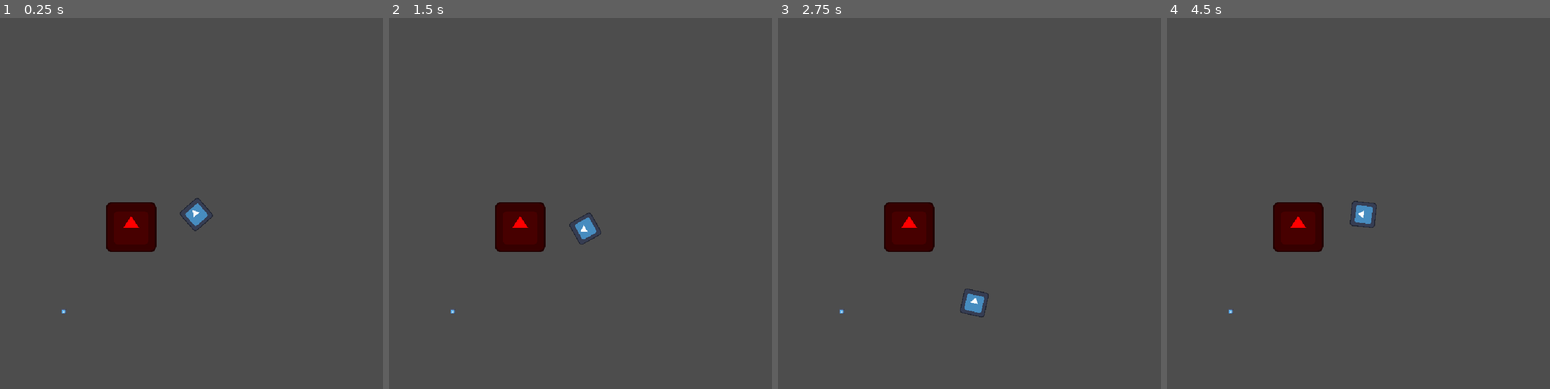
Above: before the commit, frames 1-4 (left to right).
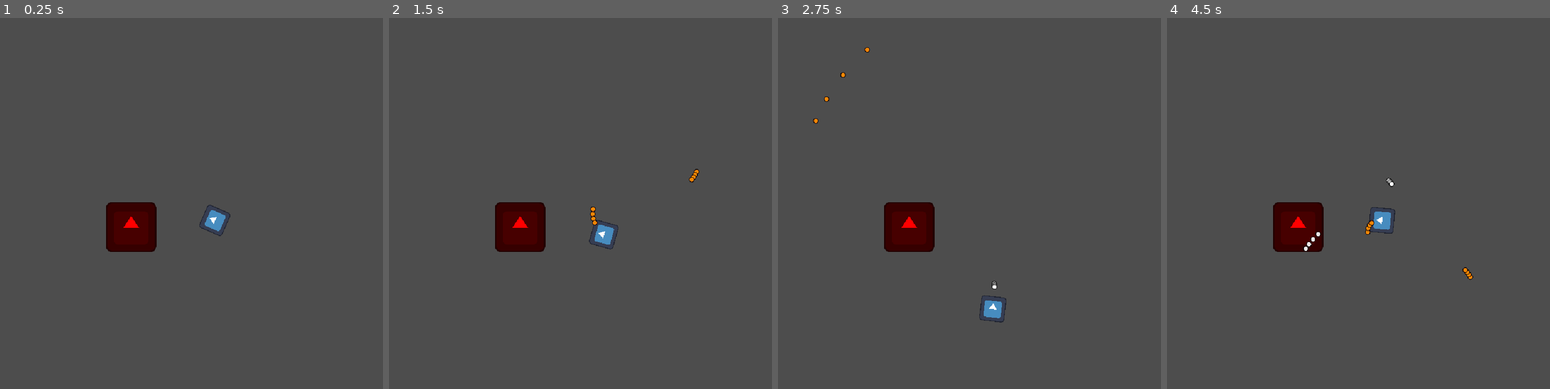
Above: after the commit, the same moments.

Repository: gabriel-fondato/game-07
Game: Godot game, scene res://scenes/in_game.tscn
Same seed, same stepped clock (60 frames per second), same inputs: the game is played once before the commit and once after it. The engine's default icon, where the game draws it, is replaced by a stand-in: a white triangle on a blue panel in a dark square.
Inputs (mouse positions are in pixels of both pictures, inside the frame that each line leads up to):
- Up to frame 1 (0.25 s): no input
- Up to frame 2 (1.5 s): move the mouse to (672, 196) at 0.52 s; hold E (switchWeaponRight, bound only after the commit) 0.53-1.28 s; hold X (fire, bound only before the commit) 0.53-1.28 s; click (672, 196) at 0.8 s; tap Enter at 1.25 s; move the mouse to (507, 233) at 1.27 s; hold S (down) from 1.28 s (still down); click (507, 233) at 1.35 s
- Up to frame 3 (2.75 s): tap X (fire, bound only before the commit) at 1.55 s; move the mouse to (1015, 129) at 2.02 s; release S (down) at 2.03 s; hold E (switchWeaponRight, bound only after the commit) from 2.03 s (still down); hold X (fire, bound only before the commit) from 2.03 s (still down); click (1015, 129) at 2.3 s
- Up to frame 4 (4.5 s): move the mouse to (1343, 292) at 2.77 s; release E (switchWeaponRight, bound only after the commit) at 2.78 s; release X (fire, bound only before the commit) at 2.78 s; hold W (up) 2.78-3.53 s; click (1343, 292) at 2.85 s; tap X (fire, bound only before the commit) at 3.05 s; move the mouse to (1481, 273) at 3.52 s; hold X (fire, bound only before the commit) 3.53-4.28 s; hold Q (switchWeaponLeft, bound only after the commit) from 3.53 s (still down); click (1481, 273) at 3.8 s; move the mouse to (1247, 155) at 4.27 s; click (1247, 155) at 4.35 s

The runs differ from the first frame. In frame 1, 0.5% of the frame differs, in the area x 16-61%, y 48-80%; in frame 2, 0.6%; in frame 3, 0.6%; in frame 4, 0.7%, in the area x 16-80%, y 43-80%.
Error before the commit: Invalid assignment of property or key 'direction' with value of type 'float' on a base object of type 'Area2D (projectile.gd)'. (res://scripts/player.gd:43)

Commit message:
added other projectiles and started doing the enemy

Diff:
--- /dev/null
+++ b/enemies/default.tres
@@ -0,0 +1,10 @@
+[gd_resource type="Resource" script_class="EnemyData" format=3 uid="uid://cjp8hyu2jmnbk"]
+
+[ext_resource type="Script" uid="uid://b2janlsftneex" path="res://resources/enemyResource.gd" id="1_8wvg5"]
+[ext_resource type="Texture2D" uid="uid://cmllxnrs7eyki" path="res://sprites/enemy.png" id="2_u734w"]
+
+[resource]
+script = ExtResource("1_8wvg5")
+name = "default enemy"
+sprite = ExtResource("2_u734w")
+metadata/_custom_type_script = "uid://b2janlsftneex"
--- a/entities/bullet.tscn
+++ b/entities/bullet.tscn
@@ -1,10 +1,10 @@
 [gd_scene format=3 uid="uid://nql1aghvvuh7"]
 
 [ext_resource type="Script" uid="uid://b5na2nmpcfda1" path="res://scripts/projectile.gd" id="1_opdhh"]
-[ext_resource type="Texture2D" uid="uid://bib2jgsa8o5sb" path="res://icon.svg" id="2_opdhh"]
+[ext_resource type="Texture2D" uid="uid://j7mhhbylpbou" path="res://sprites/projectiles/white.png" id="2_opdhh"]
 
-[sub_resource type="RectangleShape2D" id="RectangleShape2D_j06he"]
-size = Vector2(14, 35)
+[sub_resource type="CircleShape2D" id="CircleShape2D_or4b6"]
+radius = 7.0
 
 [node name="Projectile" type="Area2D" unique_id=1669105403]
 script = ExtResource("1_opdhh")
@@ -12,10 +12,8 @@
 [node name="sprite" type="Sprite2D" parent="." unique_id=459879534]
 modulate = Color(1.366, 1.366, 1.366, 0.906)
 texture_filter = 2
-rotation = 3.1415927
-scale = Vector2(0.1, 0.1)
+scale = Vector2(0.86, 0.86)
 texture = ExtResource("2_opdhh")
 
 [node name="CollisionShape2D" type="CollisionShape2D" parent="." unique_id=1288966425]
-position = Vector2(0, -3.5)
-shape = SubResource("RectangleShape2D_j06he")
+shape = SubResource("CircleShape2D_or4b6")
--- /dev/null
+++ b/entities/enemy.tscn
@@ -0,0 +1,18 @@
+[gd_scene format=3 uid="uid://er1bm6nlw1al"]
+
+[ext_resource type="Texture2D" uid="uid://cmllxnrs7eyki" path="res://sprites/enemy.png" id="1_p7g5j"]
+[ext_resource type="Script" uid="uid://i5c3687uyumh" path="res://scripts/enemy.gd" id="1_pqhw6"]
+
+[sub_resource type="RectangleShape2D" id="RectangleShape2D_g4v7s"]
+size = Vector2(64, 64)
+
+[node name="Enemy" type="RigidBody2D" unique_id=818896511]
+gravity_scale = 0.0
+script = ExtResource("1_pqhw6")
+
+[node name="CollisionShape2D" type="CollisionShape2D" parent="." unique_id=1808567587]
+shape = SubResource("RectangleShape2D_g4v7s")
+
+[node name="sprite" type="Sprite2D" parent="." unique_id=502677654]
+scale = Vector2(2, 2)
+texture = ExtResource("1_p7g5j")
--- /dev/null
+++ b/entities/enemySpawner.tscn
@@ -0,0 +1,16 @@
+[gd_scene format=3 uid="uid://jqxydopxu2fc"]
+
+[ext_resource type="Script" uid="uid://cno1s3w32dxes" path="res://scripts/enemy_spawner.gd" id="1_yc84l"]
+[ext_resource type="Script" uid="uid://b2janlsftneex" path="res://resources/enemyResource.gd" id="2_n0kdd"]
+
+[sub_resource type="CircleShape2D" id="CircleShape2D_g4v7s"]
+
+[node name="enemySpawner" type="Node2D" unique_id=2057447479]
+script = ExtResource("1_yc84l")
+possibleEnemies = Array[ExtResource("2_n0kdd")]([null])
+cooldownTime = 0.0
+
+[node name="Area2D" type="Area2D" parent="." unique_id=1358481983]
+
+[node name="CollisionShape2D" type="CollisionShape2D" parent="Area2D" unique_id=343538945]
+shape = SubResource("CircleShape2D_g4v7s")
--- a/entities/obstacle.tscn
+++ b/entities/obstacle.tscn
@@ -1,5 +1,6 @@
 [gd_scene format=3 uid="uid://dxeec70o34wbh"]
 
+[ext_resource type="Script" uid="uid://bcyo4e6c7rsfd" path="res://scripts/obstacle.gd" id="1_70f0i"]
 [ext_resource type="Texture2D" uid="uid://bib2jgsa8o5sb" path="res://icon.svg" id="1_yqsfx"]
 
 [sub_resource type="RectangleShape2D" id="RectangleShape2D_g4v7s"]
@@ -9,6 +10,7 @@
 gravity_scale = 0.0
 linear_damp = 1.0
 angular_damp = 0.5
+script = ExtResource("1_70f0i")
 
 [node name="CollisionShape2D" type="CollisionShape2D" parent="." unique_id=446515980]
 shape = SubResource("RectangleShape2D_g4v7s")
--- a/entities/player.tscn
+++ b/entities/player.tscn
@@ -1,6 +1,8 @@
 [gd_scene format=3 uid="uid://c6enf5m0l0id4"]
 
+[ext_resource type="Script" uid="uid://dkwxmvknvghko" path="res://scripts/player.gd" id="1_b0kkn"]
 [ext_resource type="Texture2D" uid="uid://bib2jgsa8o5sb" path="res://icon.svg" id="1_merdl"]
+[ext_resource type="PackedScene" uid="uid://nql1aghvvuh7" path="res://entities/bullet.tscn" id="2_rfe5m"]
 
 [sub_resource type="CircleShape2D" id="CircleShape2D_g4v7s"]
 
@@ -10,6 +12,8 @@
 floor_stop_on_slope = false
 platform_on_leave = 2
 platform_floor_layers = 4294967294
+script = ExtResource("1_b0kkn")
+projectileScene = ExtResource("2_rfe5m")
 
 [node name="CollisionShape2D" type="CollisionShape2D" parent="." unique_id=575552189]
 shape = SubResource("CircleShape2D_g4v7s")
--- a/project.godot
+++ b/project.godot
@@ -49,9 +49,26 @@
 , Object(InputEventKey,"resource_local_to_scene":false,"resource_name":"","device":-1,"window_id":0,"alt_pressed":false …(186 unchanged characters)…
 ]
 }
-fire={
+fire1={
 "deadzone": 0.2,
-"events": [Object(InputEventKey,"resource_local_to_scene":false,"resource_name":"","device":-1,"window_id":0,"alt_pressed":false,"shift_pressed":false,"ctrl_pressed":false,"meta_pressed":false,"pressed":false,"keycode":0,"physical_keycode":88,"key_label":0,"unicode":120,"location":0,"echo":false,"script":null)
+"events": [Object(InputEventMouseButton,"resource_local_to_scene":false,"resource_name":"","device":-1,"window_id":0,"alt_pressed":false,"shift_pressed":false,"ctrl_pressed":false,"meta_pressed":false,"button_mask":1,"position":Vector2(654, 20),"global_position":Vector2(663, 68),"factor":1.0,"button_index":1,"canceled":false,"pressed":true,"double_click":false,"script":null)
+]
+}
+fire2={
+"deadzone": 0.2,
+"events": [Object(InputEventMouseButton,"resource_local_to_scene":false,"resource_name":"","device":-1,"window_id":0,"alt_pressed":false,"shift_pressed":false,"ctrl_pressed":false,"meta_pressed":false,"button_mask":2,"position":Vector2(627, 16),"global_position":Vector2(636, 64),"factor":1.0,"button_index":2,"canceled":false,"pressed":true,"double_click":false,"script":null)
+]
+}
+switchWeaponLeft={
+"deadzone": 0.2,
+"events": [Object(InputEventKey,"resource_local_to_scene":false,"resource_name":"","device":-1,"window_id":0,"alt_pressed":false,"shift_pressed":false,"ctrl_pressed":false,"meta_pressed":false,"pressed":false,"keycode":0,"physical_keycode":81,"key_label":0,"unicode":113,"location":0,"echo":false,"script":null)
+, Object(InputEventMouseButton,"resource_local_to_scene":false,"resource_name":"","device":-1,"window_id":0,"alt_pressed":false,"shift_pressed":false,"ctrl_pressed":false,"meta_pressed":false,"button_mask":8,"position":Vector2(133, 4),"global_position":Vector2(142, 52),"factor":1.0,"button_index":4,"canceled":false,"pressed":true,"double_click":false,"script":null)
+]
+}
+switchWeaponRight={
+"deadzone": 0.2,
+"events": [Object(InputEventKey,"resource_local_to_scene":false,"resource_name":"","device":-1,"window_id":0,"alt_pressed":false,"shift_pressed":false,"ctrl_pressed":false,"meta_pressed":false,"pressed":false,"keycode":0,"physical_keycode":69,"key_label":0,"unicode":101,"location":0,"echo":false,"script":null)
+, Object(InputEventMouseButton,"resource_local_to_scene":false,"resource_name":"","device":-1,"window_id":0,"alt_pressed":false,"shift_pressed":false,"ctrl_pressed":false,"meta_pressed":false,"button_mask":16,"position":Vector2(150, 20),"global_position":Vector2(159, 68),"factor":1.0,"button_index":5,"canceled":false,"pressed":true,"double_click":false,"script":null)
 ]
 }
 
--- a/projectiles/default.tres
+++ b/projectiles/default.tres
@@ -1,8 +1,13 @@
 [gd_resource type="Resource" script_class="ProjectileData" format=3 uid="uid://p26o67cj04gm"]
 
 [ext_resource type="Script" uid="uid://b73nu1s2kvuul" path="res://resources/projetileResource.gd" id="1_dabsp"]
+[ext_resource type="Texture2D" uid="uid://j7mhhbylpbou" path="res://sprites/projectiles/white.png" id="2_reqi0"]
 
 [resource]
 script = ExtResource("1_dabsp")
+name = "default projectile"
+speed = 150.0
+lifetime = 3.0
+sprite_texture = ExtResource("2_reqi0")
 enemyBounceChance = null
 metadata/_custom_type_script = "uid://b73nu1s2kvuul"
--- /dev/null
+++ b/projectiles/tier2.tres
@@ -0,0 +1,13 @@
+[gd_resource type="Resource" script_class="ProjectileData" format=3 uid="uid://b73p28ysl0e6a"]
+
+[ext_resource type="Script" uid="uid://b73nu1s2kvuul" path="res://resources/projetileResource.gd" id="1_gjqxh"]
+[ext_resource type="Texture2D" uid="uid://dxc2hubveixff" path="res://sprites/projectiles/yellow.png" id="2_dukxd"]
+
+[resource]
+script = ExtResource("1_gjqxh")
+name = "tier 2 projectile"
+damage = 50
+lifetime = 3.0
+sprite_texture = ExtResource("2_dukxd")
+enemyBounceChance = null
+metadata/_custom_type_script = "uid://b73nu1s2kvuul"
--- /dev/null
+++ b/projectiles/tier3.tres
@@ -0,0 +1,14 @@
+[gd_resource type="Resource" script_class="ProjectileData" format=3 uid="uid://bv1dequg6u4km"]
+
+[ext_resource type="Script" uid="uid://b73nu1s2kvuul" path="res://resources/projetileResource.gd" id="1_txo30"]
+[ext_resource type="Texture2D" uid="uid://oiu2acqyqf82" path="res://sprites/projectiles/orange.png" id="2_o7qfb"]
+
+[resource]
+script = ExtResource("1_txo30")
+name = "tier 3 projectile"
+speed = 400.0
+damage = 100
+lifetime = 3.0
+sprite_texture = ExtResource("2_o7qfb")
+enemyBounceChance = null
+metadata/_custom_type_script = "uid://b73nu1s2kvuul"
--- /dev/null
+++ b/resources/enemyData.tres
@@ -0,0 +1,3 @@
+[gd_resource type="Resource" format=3 uid="uid://dcffjkf8o0p22"]
+
+[resource]
--- /dev/null
+++ b/resources/enemyResource.gd
@@ -0,0 +1,8 @@
+extends Resource
+class_name EnemyData
+
+@export var name: = "enemy"
+@export var speed: int = 200
+@export var health: int = 100
+@export var sprite: Texture2D
+@export var rangeToFollowPlayer: int = 0
--- a/resources/projetileResource.gd
+++ b/resources/projetileResource.gd
@@ -2,6 +2,7 @@
 extends Resource
 class_name ProjectileData
 
+@export var name: = "projectile"
 @export var speed: float = 300.0
 @export var damage: int = 10
 @export var cooldown: float = 1
--- a/scenes/in_game.tscn
+++ b/scenes/in_game.tscn
@@ -1,22 +1,24 @@
 [gd_scene format=3 uid="uid://4wgnn0j3kyty"]
 
 [ext_resource type="PackedScene" uid="uid://c6enf5m0l0id4" path="res://entities/player.tscn" id="1_7nptk"]
-[ext_resource type="Script" uid="uid://dkwxmvknvghko" path="res://scripts/player.gd" id="2_ipuqq"]
 [ext_resource type="PackedScene" uid="uid://dxeec70o34wbh" path="res://entities/obstacle.tscn" id="3_h5xqe"]
-[ext_resource type="PackedScene" uid="uid://nql1aghvvuh7" path="res://entities/bullet.tscn" id="4_5gm6p"]
 [ext_resource type="Resource" uid="uid://p26o67cj04gm" path="res://projectiles/default.tres" id="4_cela1"]
+[ext_resource type="Script" uid="uid://b73nu1s2kvuul" path="res://resources/projetileResource.gd" id="4_or4b6"]
+[ext_resource type="Resource" uid="uid://b73p28ysl0e6a" path="res://projectiles/tier2.tres" id="6_6nh0b"]
+[ext_resource type="Resource" uid="uid://bv1dequg6u4km" path="res://projectiles/tier3.tres" id="7_6nh0b"]
+[ext_resource type="PackedScene" uid="uid://jqxydopxu2fc" path="res://entities/enemySpawner.tscn" id="7_r6ttu"]
+[ext_resource type="PackedScene" uid="uid://er1bm6nlw1al" path="res://entities/enemy.tscn" id="8_r6ttu"]
 
 [node name="inGame" type="Node2D" unique_id=918992950]
-
-[node name="Player" parent="." unique_id=1770683281 instance=ExtResource("1_7nptk")]
-script = ExtResource("2_ipuqq")
-projectileScene = ExtResource("4_5gm6p")
-projectileData = ExtResource("4_cela1")
 
 [node name="Camera2D" type="Camera2D" parent="." unique_id=1007328721]
 
 [node name="obstacle" parent="." unique_id=955333568 instance=ExtResource("3_h5xqe")]
 position = Vector2(-166, 32)
 
-[node name="Projectile2" parent="." unique_id=1923219692 instance=ExtResource("4_5gm6p")]
-position = Vector2(-338, 247)
+[node name="Player" parent="." unique_id=1770683281 instance=ExtResource("1_7nptk")]
+position = Vector2(47, 15)
+projectileTypes = Array[ExtResource("4_or4b6")]([ExtResource("4_cela1"), ExtResource("6_6nh0b"), ExtResource("7_6nh0b")])
+
+[node name="enemySpawner" parent="." unique_id=2057447479 instance=ExtResource("7_r6ttu")]
+enemyScene = ExtResource("8_r6ttu")
--- /dev/null
+++ b/scripts/enemy.gd
@@ -0,0 +1,12 @@
+extends RigidBody2D
+
+var data: EnemyData
+var direction: = Vector2.LEFT
+var velocity
+
+@onready var sprite: Sprite2D = $sprite
+
+func _ready() -> void:
+
+	velocity = direction.normalized() * data.speed
+	sprite.texture = data.sprite_texture
--- /dev/null
+++ b/scripts/enemy_spawner.gd
@@ -0,0 +1,7 @@
+extends Node2D
+
+@export var enemyScene: PackedScene
+@export var possibleEnemies: Array[EnemyData]
+@export var spawnFromOutsideOfTheScreen: bool = true
+@export_range(0,30) var cooldownTime
+@export var enemyAmount: int = 3
--- /dev/null
+++ b/scripts/obstacle.gd
@@ -0,0 +1 @@
+extends RigidBody2D
--- a/scripts/player.gd
+++ b/scripts/player.gd
@@ -6,12 +6,16 @@
 @export var PUSH_OBJECTS_FORCE := 20.0
 @export var player_should_move := true
 @export var projectileScene : PackedScene
-@export var projectileData: ProjectileData
+@export var projectileTypes: Array[ProjectileData]
+var currentProjectile := 1
+var ammountOfAvaliableProjectiles := 3
 
 func _physics_process(delta: float) -> void:
 	_move_player(delta)
 	_rotate_player(delta)
 	_push_objects()
+	_projectile_switcher()
+	_check_fireButton()
 
 func _move_player(delta: float) -> void:
 	var direction := Input.get_vector("left", "right", "up", "down")
@@ -31,15 +35,25 @@
 		if collision.get_collider() is RigidBody2D:
 			collision.get_collider().apply_central_impulse(-collision.get_normal() * PUSH_OBJECTS_FORCE)
 
-func _input(event: InputEvent) -> void:
-	if event.is_action_pressed("fire"):
-		shoot()
-
 func shoot() -> void:
 	var proj := projectileScene.instantiate()
-	#proj.data =                       # assign data FIRST
-
-	proj.direction = Vector2.RIGHT.rotated(rotation)
-	proj.direction = rotation
+	proj.data = projectileTypes.get(currentProjectile)
+	proj.rotation = rotation
+	proj.direction = Vector2.UP.rotated(rotation)
 	proj.global_position = global_position
 	get_tree().current_scene.add_child(proj)
+
+func _projectile_switcher() -> void:
+	ammountOfAvaliableProjectiles = projectileTypes.size()
+	if Input.is_action_just_pressed("switchWeaponRight"):
+		currentProjectile += 1
+		if currentProjectile >= ammountOfAvaliableProjectiles:
+			currentProjectile = 0
+	if Input.is_action_just_pressed("switchWeaponLeft"):
+		currentProjectile -= 1
+		if currentProjectile < 0:
+			currentProjectile = ammountOfAvaliableProjectiles - 1
+
+func _check_fireButton() -> void:
+	if Input.is_action_pressed("fire1"):
+		shoot()
--- a/scripts/projectile.gd
+++ b/scripts/projectile.gd
@@ -10,9 +10,6 @@
 func _ready() -> void:
 	body_entered.connect(_on_body_entered)
 
-	if not data:
-		push_warning("Projectile spawned with no data assigned!")
-		return
 
 	velocity = direction.normalized() * data.speed
 	sprite.texture = data.sprite_texture
@@ -30,8 +27,8 @@
 		body.take_damage(data.damage)
 	if data.explosion_radius > 0:
 		_explode()
-	if not data.piercing:
-		queue_free()
+	#if not data.piercing:
+	#	queue_free()
 
 func _explode() -> void:
 	# TODO: query bodies in data.explosion_radius and apply damage/knockback
Not shown, added: resources/enemyResource.gd.uid
Not shown, added: scripts/enemy.gd.uid
Not shown, added: scripts/enemy_spawner.gd.uid
Not shown, added: scripts/obstacle.gd.uid
Binary file added: sprites/enemy.png
Not shown, added: sprites/enemy.png.import
Binary file added: sprites/projectiles/blue.png
Not shown, added: sprites/projectiles/blue.png.import
Binary file added: sprites/projectiles/greer.png
Not shown, added: sprites/projectiles/greer.png.import
Binary file added: sprites/projectiles/orange.png
Not shown, added: sprites/projectiles/orange.png.import
(and 6 more such lines)
